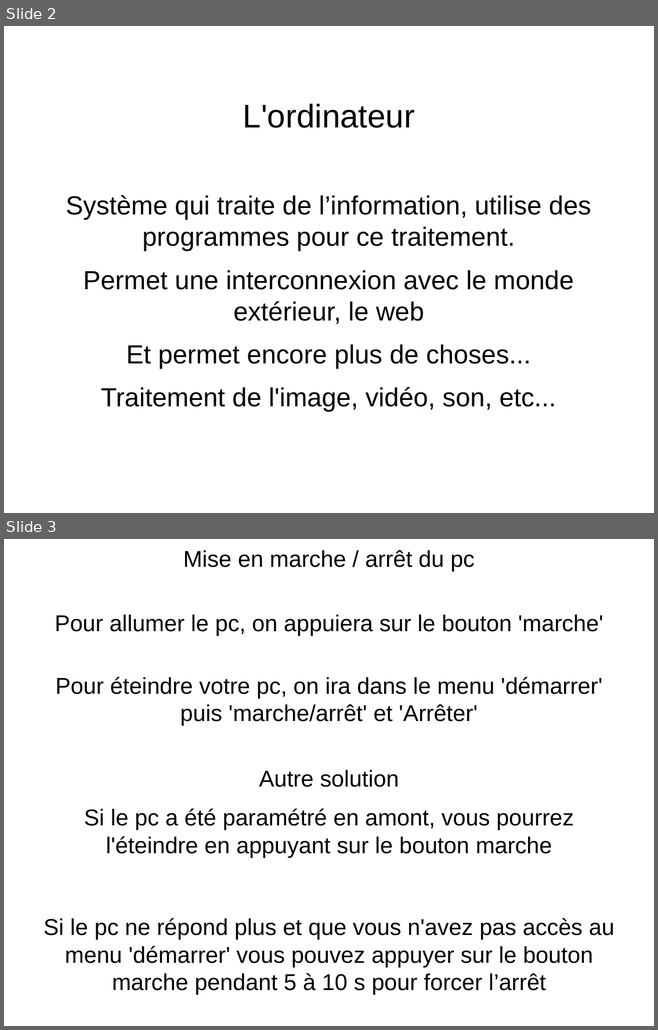
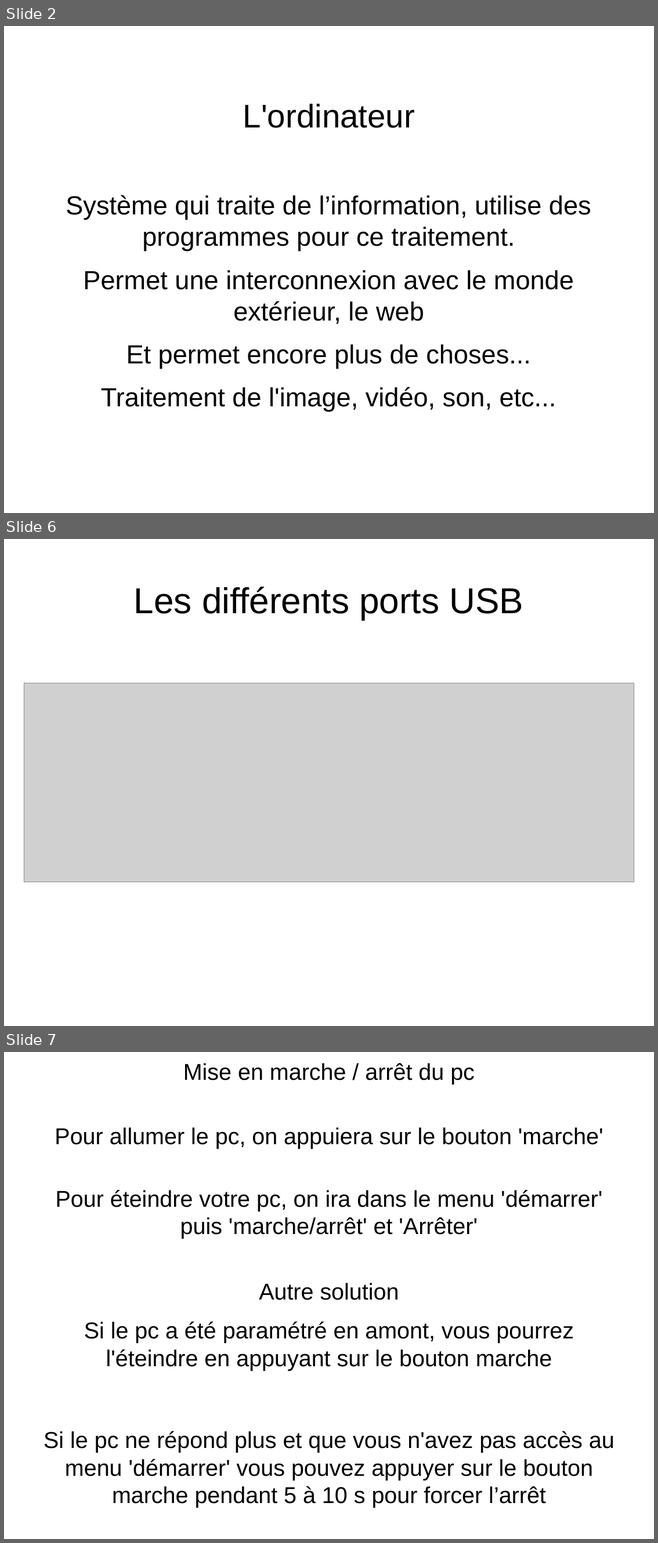
Before and after one commit to rolland-dev/cours-infos, a slide deck: info-de-base.odp. Shown one above the other, each under a label of ours: slides 2 and 3 before the commit, slides 2, 6 and 7 after it; the slides between them are not shown. The pictures are 658x1030 and 658x1543 pixels, drawn with LibreOffice and Linux fonts; fonts in the diff are those of the drawing; grey boxes stand for pictures. Boxes give left, top, right and bottom in pixels: in the first picture for what was removed or moved away, otherwise in the second. Text is boxed around its words. In the diff, an @@ line names an element or a change of style, - is before the commit and + after.

```diff
--- a/info-de-base.odp
+++ b/info-de-base.odp
@@ slide 6 added at (4, 539, 654, 1026), background #FFFFFF @@
@@ title added at (134, 587, 523, 620), 44 pt, text #000000 @@
+Les différents ports USB
@@ picture added at (24, 683, 634, 882) @@
@@ what was slide 3 is now slide 7 @@
```
Also in this commit, not shown: 5 other slides added.
